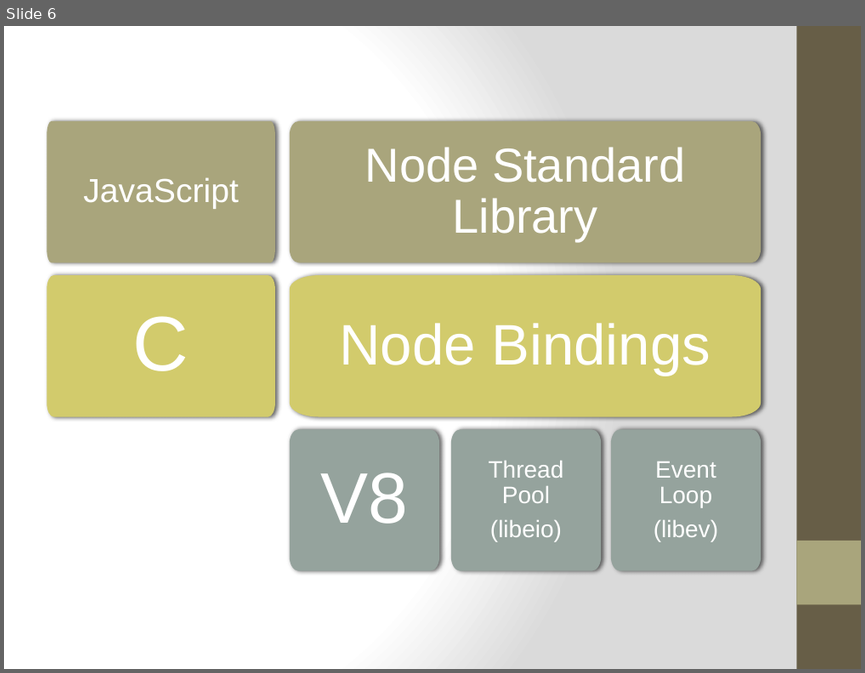
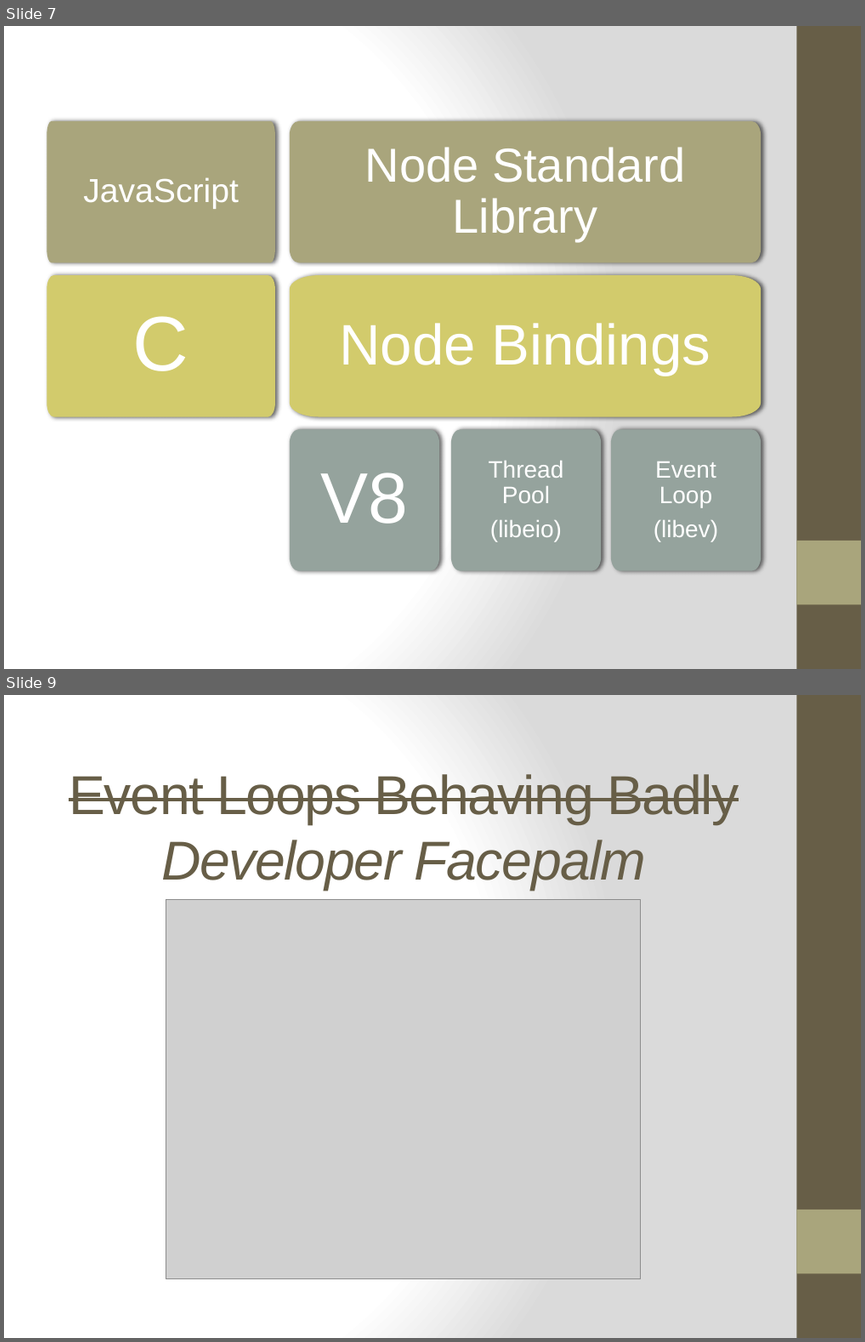
Before and after one commit to ifandelse/DevLink-2011---Getting-Started-With-Nodejs, a slide deck: PowerPoint/GettingStartedWithNodejs.pptx. Shown one above the other, each under a label of ours: slide 6 before the commit, slides 7 and 9 after it; the slides between them are not shown. The pictures are 865x673 and 865x1342 pixels, drawn with LibreOffice and Linux fonts; fonts in the diff are those of the drawing; grey boxes stand for pictures. Boxes give left, top, right and bottom in pixels: in the first picture for what was removed or moved away, otherwise in the second. Text is boxed around its words. In the diff, an @@ line names an element or a change of style, - is before the commit and + after.

```diff
--- a/PowerPoint/GettingStartedWithNodejs.pptx
+++ b/PowerPoint/GettingStartedWithNodejs.pptx
@@ slide 9 added at (x1=4, y1=695, x2=861, y2=1338), background gradient #FFFFFF to #DADADA; not listed: 2 template elements that a slide beside it also shows @@
@@ title added at (x1=69, y1=774, x2=738, y2=890), 46 pt, text #675E47, strikethrough @@
+Event Loops Behaving Badly
+Developer Facepalm
@@ picture added at (x1=166, y1=899, x2=640, y2=1278) @@
@@ what was slide 6 is now slide 7 @@
```
Also in this commit, not shown: 6 other slides added.
